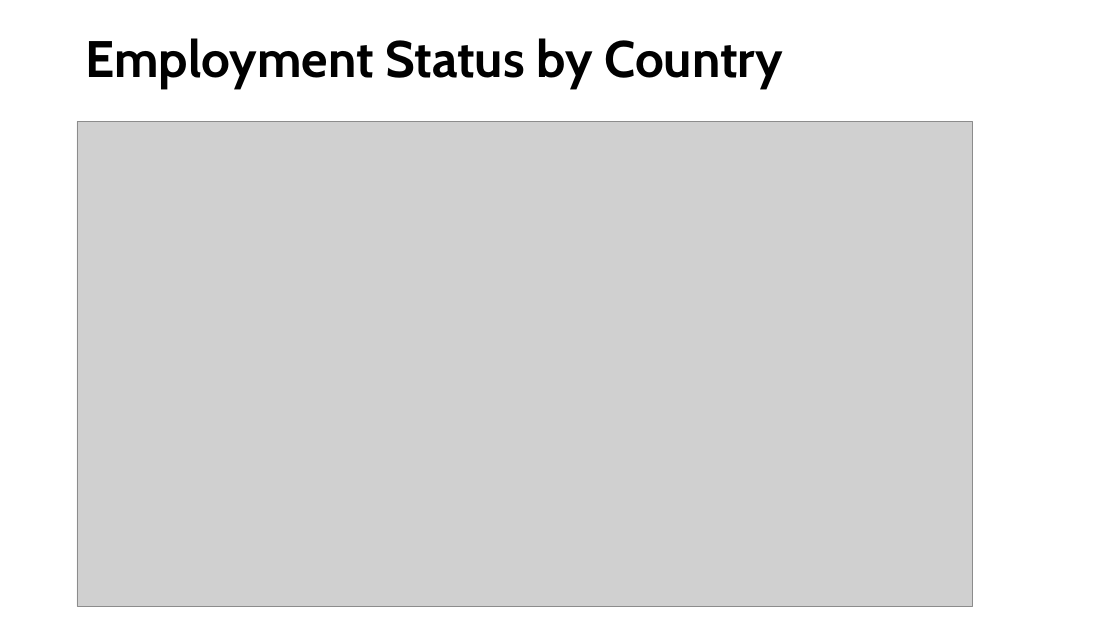
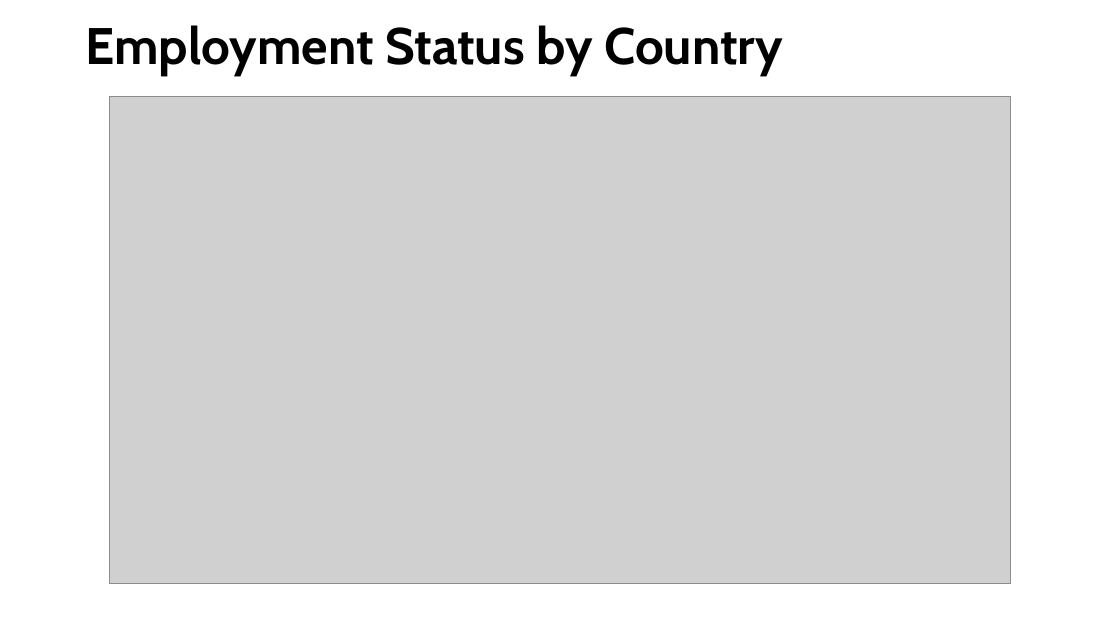
Before and after one commit to kuldeepemol/tech-nerds, a slide deck: slide 24 of Stack-overflow-2018-data-analysis.pptx (slide 23 before the commit). Drawn at 1120x630 pixels with LibreOffice and Linux fonts; fonts in the diff are those of the drawing; grey boxes stand for pictures. Boxes give left, top, right and bottom in pixels: in the first picture for what was removed or moved away, otherwise in the second. Text is boxed around its words. In the diff, an @@ line names an element or a change of style, - is before the commit and + after.

```diff
--- a/Stack-overflow-2018-data-analysis.pptx
+++ b/Stack-overflow-2018-data-analysis.pptx
@@ title "Employment Status by Country": place and size @@
-title "Employment Status by Country" at box(85, 38, 783, 88)
+title "Employment Status by Country" at box(85, 25, 783, 75)
@@ picture: place and size @@
-picture at box(77, 122, 973, 607)
+picture at box(109, 97, 1011, 584)
```
Also in this commit, not shown: 17 other slides changed, 1 slide added.
